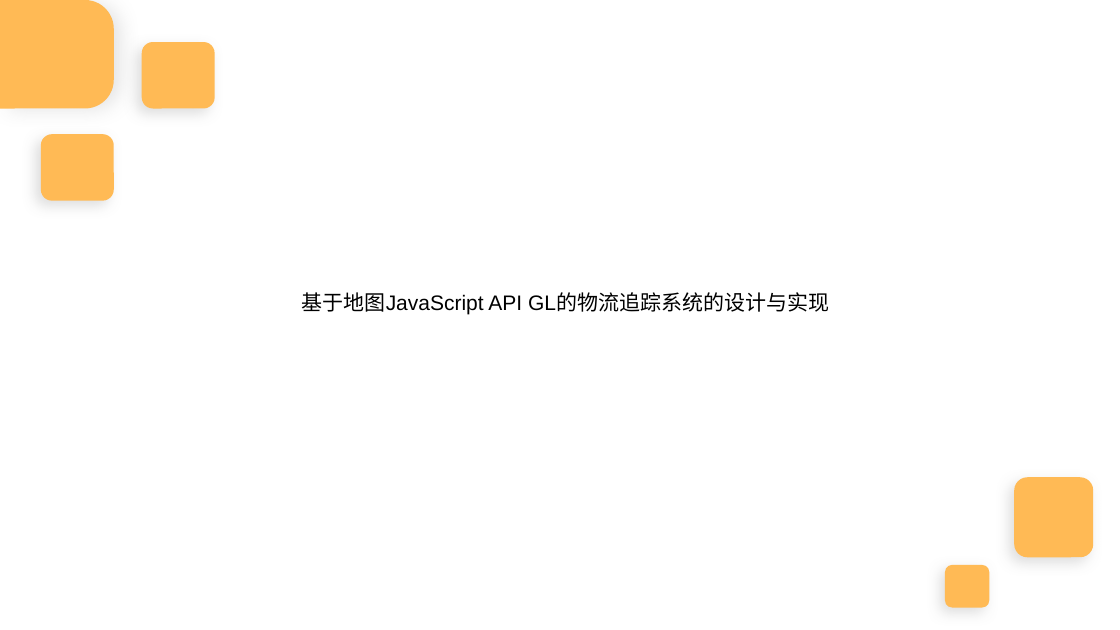
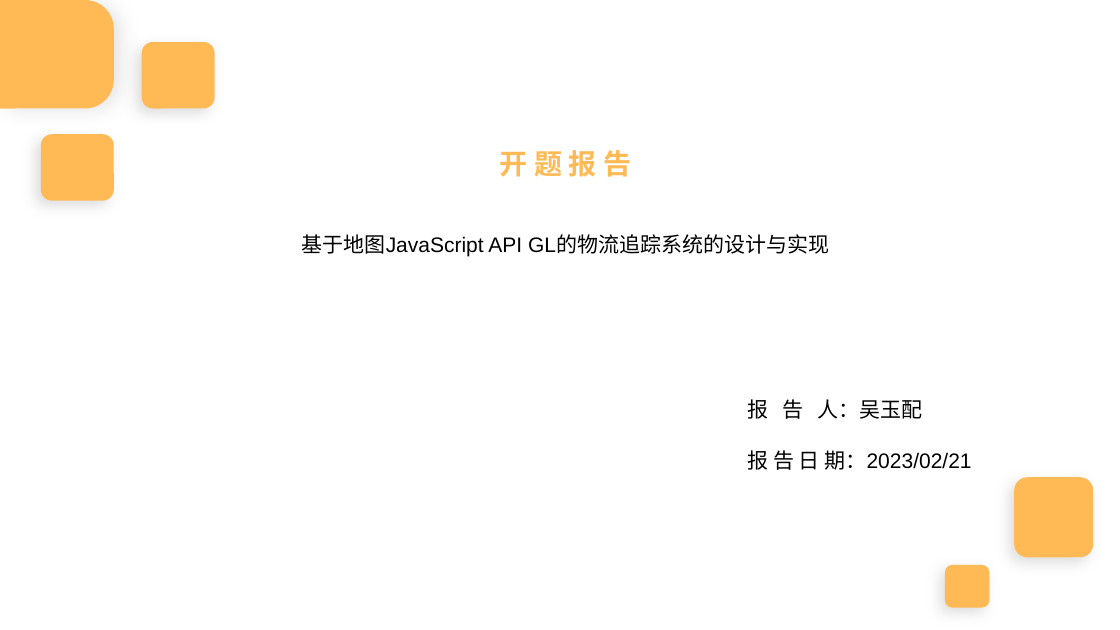
Before and after one commit to wu-yu-pei/graduation-design-file, a slide deck: slide 1 of 开题报告演讲PPT.pptx. Drawn at 1120x630 pixels with LibreOffice and Linux fonts; fonts in the diff are those of the drawing. Boxes give left, top, right and bottom in pixels: in the first picture for what was removed or moved away, otherwise in the second. Text is boxed around its words. In the diff, an @@ line names an element or a change of style, - is before the commit and + after.

```diff
--- a/开题报告演讲PPT.pptx
+++ b/开题报告演讲PPT.pptx
@@ text added at (500, 150, 631, 177), 24 pt, text #FFBA55, bold @@
+开 题 报 告
@@ text "基于地图JavaScript API GL的物流追踪系统的设计与实现": place and size @@
-text "基于地图JavaScript API GL的物流追踪系统的设计与实现" at (302, 292, 829, 315)
+text "基于地图JavaScript API GL的物流追踪系统的设计与实现" at (302, 234, 829, 257)
@@ text added at (747, 399, 972, 470), 18 pt, text #000000 @@
+报 告 人：吴玉配
+报 告 日 期：2023/02/21
```
Also in this commit, not shown: 1 other slide changed, 5 slides added, 5 slides removed, 1 other file.
